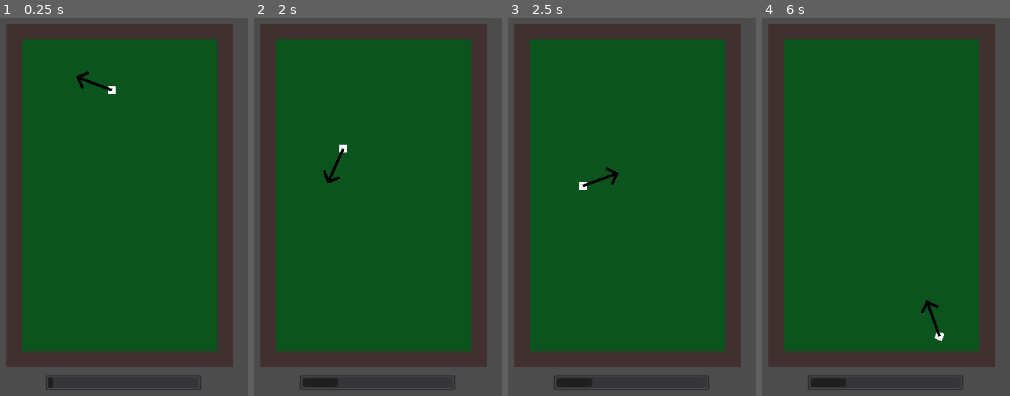
Above: before the commit, frames 1-4 (left to right).
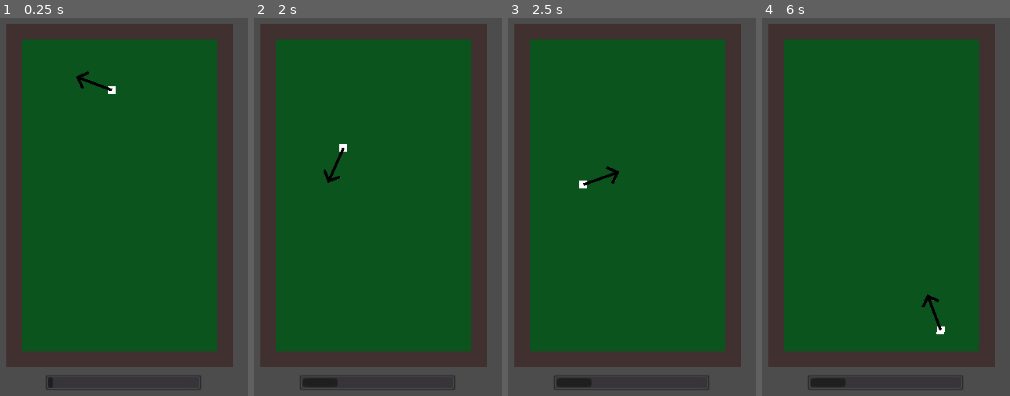
Above: after the commit, the same moments.

Repository: kenset/Par-One
Game: Godot game, scene res://PlayScene.tscn
The game is run twice, just before and just after one commit, with the same random seed, the same clock (stepped at 60 frames per second) and the same inputs.
Inputs (mouse positions are in pixels of both pictures, inside the frame that each line leads up to):
- Up to frame 1 (0.25 s): no input
- Up to frame 2 (2 s): tap Enter at 0.5 s; move the mouse to (outside the picture) at 0.52 s; tap Space at 1.25 s; move the mouse to (306, 233) at 1.27 s; hold A from 1.28 s (still down)
- Up to frame 3 (2.5 s): tap Enter at 2 s; move the mouse to (outside the picture) at 2.02 s; release A at 2.03 s
- Up to frame 4 (6 s): move the mouse to (933, 305) at 2.77 s; move the mouse to (outside the picture) at 3.52 s; hold A 3.53-5.78 s; move the mouse to (outside the picture) at 4.27 s; move the mouse to (outside the picture) at 5.02 s; move the mouse to (853, 93) at 5.77 s

Frame 1 is identical in both runs. In frame 2, less than 0.1% of the frame differs, in the area x 27-38%, y 33-44%; in frame 3, 0.2%; in frame 4, 0.4%, in the area x 64-74%, y 73-86%.

Commit message:
Enables the power meter to go up and down while the player has not selected a power level

Diff:
--- a/GolfBall.tscn
+++ b/GolfBall.tscn
@@ -4,7 +4,7 @@
 [ext_resource path="res://arrow.png" type="Texture" id=2]
 
 [sub_resource type="PhysicsMaterial" id=2]
-bounce = 0.5
+bounce = 1.0
 
 [sub_resource type="CircleShape2D" id=3]
 radius = 7.07107
@@ -13,7 +13,7 @@
 physics_material_override = SubResource( 2 )
 gravity_scale = 0.0
 linear_damp = 0.25
-angular_damp = 3.0
+angular_damp = 42.0
 script = ExtResource( 1 )
 __meta__ = {
 "_edit_group_": true
--- a/PowerMeter.gd
+++ b/PowerMeter.gd
@@ -1,7 +1,7 @@
 extends Node2D
 
 var pause_progress = false
-var power_level
+var direction = 1
 
 signal power_level_selected
 
@@ -10,10 +10,11 @@
 
 func _process(delta):
 	if (!pause_progress):
-		$ProgressBar.value += 20 * delta
-		power_level = $ProgressBar.value
-
+		if ($ProgressBar.value >= $ProgressBar.max_value || $ProgressBar.value <= $ProgressBar.min_value):
+			direction *= -1
+		$ProgressBar.value += (20 * direction) * delta
 
 func _on_golf_ball_hit():
 	pause_progress = true
+	var power_level = $ProgressBar.value
 	emit_signal("power_level_selected", power_level)
